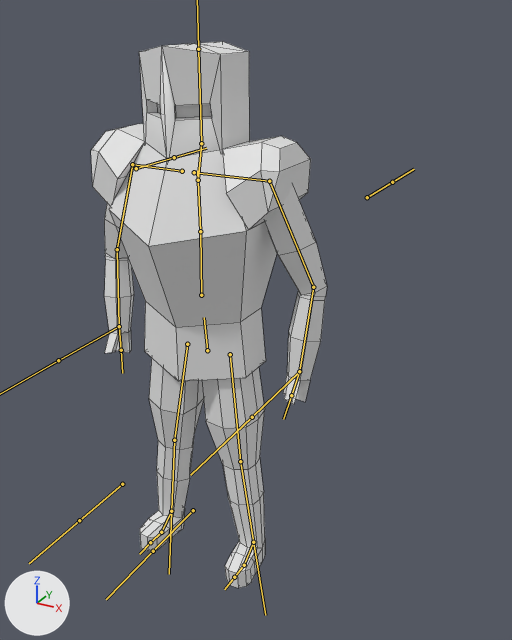
The FBX model Assets/Models/Knight/Out/knight.fbx: old version first, new version second.
Camera for both pictures: a 50 mm camera at (2.66, -4.03, 4.2) aimed at (-0.3, 1.37, 1.5). The axes (+X, +Y, +Z) are drawn at lower left. The lights are the same throughout. The bones that bend it are drawn over the model as lines. Mesh edges are drawn as thin lines.

Objects in the first picture: 'Knight'.
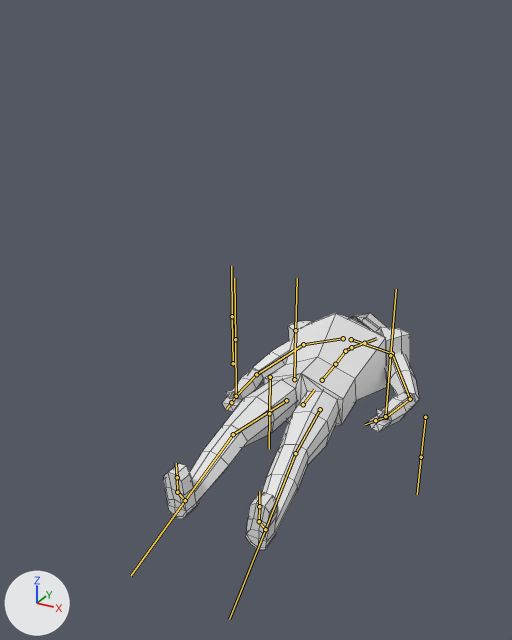
The newer file adds an action. The first version stands in its rest pose; the second is drawn at frame 17 of the action 'Armature|LieBack'.

What the commit changed:
Bone 'Spine.000' (bone_spine_000) moves from (0.0, 0.0, 0.0) to (0.0, -3.34, -3.34).
Bone 'Spine.000' (bone_spine_000) turns from (0, 0, 0) to (-90, 0, 0) degrees about its own x, y and z.
Bone 'Spine.001' (bone_spine_001) turns from (0, 0, 0) to (-1, -6, 4) degrees about its own x, y and z.
Bone 'Head' (bone_head) turns from (0, 0, 0) to (-17, 4, -1) degrees about its own x, y and z.
Bone 'Arm.000.L' (bone_arm_000_l) turns from (0, 0, 0) to (-10, 1, -6) degrees about its own x, y and z.
Bone 'Arm.001.L' (bone_arm_001_l) turns from (0, 0, 0) to (-1, 0, -15) degrees about its own x, y and z.
Bone 'Arm.000.R' (bone_arm_000_r) turns from (0, 0, 0) to (-5, -10, 2) degrees about its own x, y and z.
Bone 'Leg.000.L' (bone_leg_000_l) turns from (0, 0, 0) to (2, 1, -1) degrees about its own x, y and z.
Bone 'Leg.001.L' (bone_leg_001_l) turns from (0, 0, 0) to (-18, 0, -3) degrees about its own x, y and z.
Bone 'Leg.000.R' (bone_leg_000_r) turns from (0, 0, 0) to (2, -1, 1) degrees about its own x, y and z.
Bone 'Leg.001.R' (bone_leg_001_r) turns from (0, 0, 0) to (-18, 0, 3) degrees about its own x, y and z.
Bone 'Leg-ik-target.L' (bone_leg_ik_target_l) moves from (0.0, 0.0, 0.0) to (0.0, -0.43, -0.05).
Bone 'Leg-ik-target.L' (bone_leg_ik_target_l) turns from (0, 0, 0) to (90, 0, 0) degrees about its own x, y and z.
Bone 'Leg-ik-target.R' (bone_leg_ik_target_r) moves from (0.0, 0.0, 0.0) to (0.0, -0.43, -0.05).
Bone 'Leg-ik-target.R' (bone_leg_ik_target_r) turns from (0, 0, 0) to (90, 0, 0) degrees about its own x, y and z.

Where the change shows, as pixel boxes [x1, y1, x2, y2] in the pictures (512 x 640 px):
'Knight', posed (8% wider, 56% shorter): before [91, 41, 327, 588]; after [163, 312, 419, 550]
bone 'Spine.000', root to tip: before (207, 350) to (204, 317); after (303, 404) to (314, 389)
bone 'Spine.001', root to tip: before (201, 295) to (200, 231); after (322, 380) to (335, 364)
bone 'Head', root to tip: before (201, 143) to (198, 49); after (351, 347) to (364, 343)
bone 'Arm.000.L', root to tip: before (269, 181) to (313, 287); after (392, 353) to (410, 399)
bone 'Arm.001.L', root to tip: before (313, 287) to (299, 371); after (410, 399) to (386, 417)
bone 'Arm.000.R', root to tip: before (132, 164) to (117, 249); after (303, 344) to (256, 374)
bone 'Leg.000.L', root to tip: before (230, 354) to (240, 461); after (320, 409) to (295, 453)
bone 'Leg.001.L', root to tip: before (240, 461) to (253, 542); after (295, 453) to (265, 529)
bone 'Leg.000.R', root to tip: before (187, 344) to (174, 440); after (286, 400) to (233, 434)
bone 'Leg.001.R', root to tip: before (174, 440) to (171, 511); after (233, 434) to (185, 500)
bone 'Leg-ik-target.L', root to tip: before (253, 542) to (253, 542); after (265, 529) to (265, 529)
bone 'Leg-ik-target.R', root to tip: before (171, 511) to (171, 511); after (185, 500) to (185, 500)
